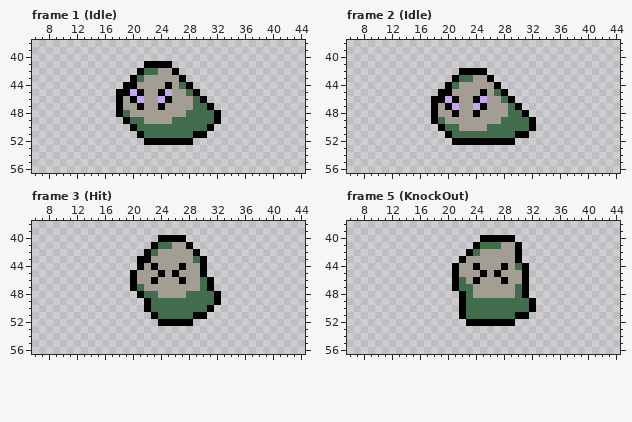
File history of a pixel-art file, art/BT/DarkSpawn/Darkspawn.ase. The picture above is the old version.
57x57 pixels, 20 frames. Shown: frame 1 (Idle): x 6..44, y 38..56; frame 2 (Idle): x 6..44, y 38..56; frame 3 (Hit): x 6..44, y 38..56; frame 5 (KnockOut): x 6..44, y 38..56. The commit also changed other frames, which this record leaves out.
The same view after the edit:
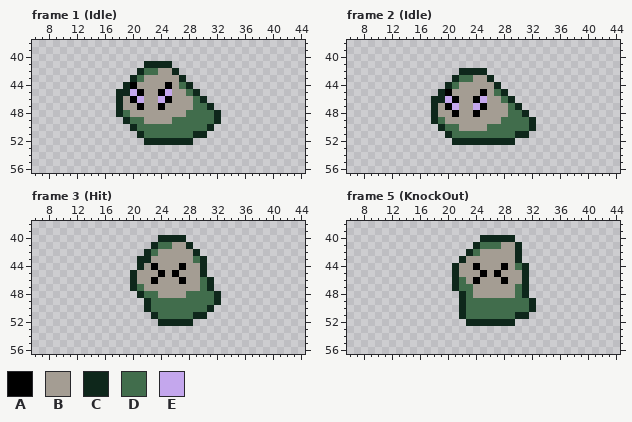
Palette (. is transparent): A #000000  B #a49d93  C #0e271b  D #416d4c  E #c4a7ed
Edits made:
--- frame 1 (Idle), layer "Layer 1"
@@ x 16..34 @@
 40 ...................
-41 ......AAAA.........
-42 .....ADDBBA........
-43 ....ADBBBBBA.......
-44 ...AABBBBABDA......
-45 ..AAEABBAEBBDA.....
-46 ..ABAEBBEABBBDA....
-47 ..ABBABBABBBBDDA...
-48 ..ADBBBBBBBBDDDDA..
-49 ...ADDBBBBDDDDDDA..
-50 ....ADDDDDDDDDDA...
-51 .....ADDDDDDDAA....
-52 ......AAAAAAA......
+41 ......CCCC.........
+42 .....CDDBBC........
+43 ....CDBBBBBC.......
+44 ...CABBBBABDC......
+45 ..CCEABBAEBBDC.....
+46 ..CBAEBBEABBBDC....
+47 ..CBBABBABBBBDDC...
+48 ..CDBBBBBBBBDDDDC..
+49 ...CDDBBBBDDDDDDC..
+50 ....CDDDDDDDDDDC...
+51 .....CDDDDDDDCC....
+52 ......CCCCCCC......
 53 ...................
--- frame 2 (Idle), layer "Layer 1"
@@ x 16..34 @@
 41 ...................
-42 ......AAAA.........
-43 .....ADDBBA........
-44 ....ADBBBBBA.......
-45 ...AABBBBABDA......
-46 ..AAEABBAEBBDA.....
-47 ..ABAEBBEABBBDA....
-48 ..ABBABBABBBBDDA...
-49 ..ADBBBBBBBBDDDDA..
-50 ...ADDBBBBDDDDDDA..
-51 ....ADDDDDDDDDAA...
-52 .....AAAAAAAAA.....
+42 ......CCCC.........
+43 .....CDDBBC........
+44 ....CDBBBBBC.......
+45 ...CABBBBABDC......
+46 ..CCEABBAEBBDC.....
+47 ..CBAEBBEABBBDC....
+48 ..CBBABBABBBBDDC...
+49 ..CDBBBBBBBBDDDDC..
+50 ...CDDBBBBDDDDDDC..
+51 ....CDDDDDDDDDCC...
+52 .....CCCCCCCCC.....
 53 ...................
--- frame 3 (Hit), layer "Layer 1"
@@ x 18..34 @@
 39 .................
-40 ......AAAA.......
-41 .....ADDBBA......
-42 ....ADBBBBBA.....
-43 ...AABBBBBBDA....
-44 ...ABABBBABBA....
-45 ..ABBBABABBBA....
-46 ..ABBABBBABBDA...
-47 ..ADBBBBBBBBDA...
-48 ...ADDBBBBDDDDA..
-49 ....ADDDDDDDDDA..
-50 ....ADDDDDDDDA...
-51 .....ADDDDDAA....
-52 ......AAAAA......
+40 ......CCCC.......
+41 .....CDDBBC......
+42 ....CDBBBBBC.....
+43 ...CCBBBBBBDC....
+44 ...CBABBBABBC....
+45 ..CBBBABABBBC....
+46 ..CBBABBBABBDC...
+47 ..CDBBBBBBBBDC...
+48 ...CDDBBBBDDDDC..
+49 ....CDDDDDDDDDC..
+50 ....CDDDDDDDDC...
+51 .....CDDDDDCC....
+52 ......CCCCC......
 53 .................
--- frame 5 (KnockOut), layer "Layer 1"
@@ x 19..34 @@
 39 ................
-40 ......AAAAA.....
-41 .....ADDDBBA....
-42 ....ADBBBBBA....
-43 ...ABBBBBBBA....
-44 ..ABBABBBABDA...
-45 ..ABBBABABBBA...
-46 ..ADBABBBABBA...
-47 ..ADDBBBBBBDA...
-48 ...ADBBBBBBDA...
-49 ...ADDDDDDDDDA..
-50 ...ADDDDDDDDDA..
-51 ...ADDDDDDDAA...
-52 ....AAAAAAA.....
+40 ......CCCCC.....
+41 .....CDDDBBC....
+42 ....CDBBBBBC....
+43 ...CBBBBBBBC....
+44 ..CBBABBBABDC...
+45 ..CBBBABABBBC...
+46 ..CDBABBBABBC...
+47 ..CDDBBBBBBDC...
+48 ...CDBBBBBBDC...
+49 ...CDDDDDDDDDC..
+50 ...CDDDDDDDDDC..
+51 ...CDDDDDDDCC...
+52 ....CCCCCCC.....
 53 ................
